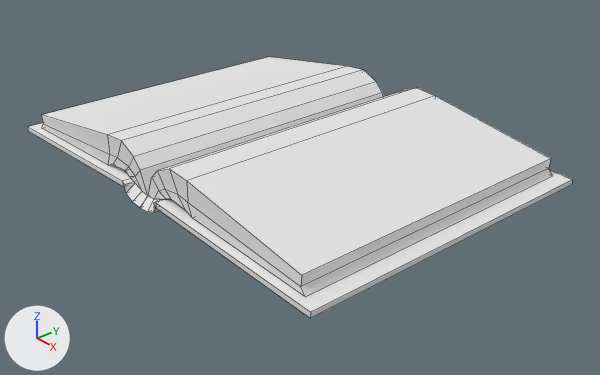
An edit to the Blender file Book/Assets/Blends/book.blend, drawn before and after from the same camera.
Rendered twice from a 50 mm lens placed at (12.98, -10.74, 7.5), pointed at (0.65, -0.01, -0.57). Arrows for +X, +Y and +Z are at lower left; the lights stay in place. Mesh edges are drawn as thin lines.
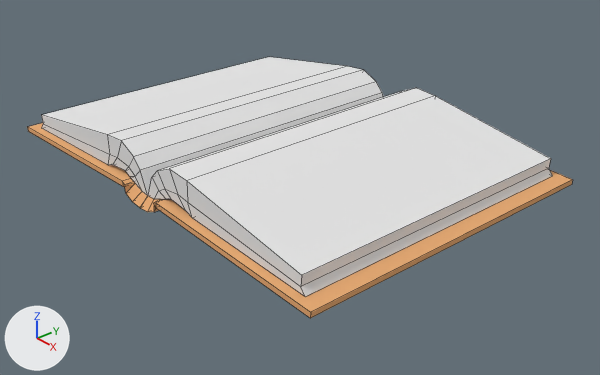
Pixel boxes [x1, y1, x2, y2] of what changed, in the pictures (600 x 375 px):
```json
{"part": 1, "of": "me_cube", "change": "recoloured", "before": [28, 123, 573, 312], "after": [28, 123, 573, 312], "on screen": "white to beige"}
{"part": 2, "of": "me_cube", "change": "recoloured", "before": [27, 127, 311, 318], "after": [27, 127, 311, 318], "on screen": "white to beige"}
{"part": 3, "of": "me_cube", "change": "recoloured", "before": [311, 180, 573, 318], "after": [311, 180, 573, 318]}
```

Scene script edits in JSON lines:
```json
{"op": "add", "block": "mat_material_001", "code": ["mat_material_001 = diffuse_material('Material.001')", "mat_material_001.base_color = (0.8, 0.408, 0.178)  # beige #e7ab75"]}
{"block": "me_cube", "where": "me_cube.from_pydata(...)  # 54 vertices, 51 faces; spans x -5.03..0.0, y -3.6..3.6, z -0.1..1.0"}
{"block": "me_cube", "where": "# used by ob_cube; location = (0.0, 0.0, 0.0)"}
{"block": "me_cube", "change": "me_cube part 1: 7 of the faces centred in x -2.82..-0.14, y 0.0, z -0.08..0.24 switch from mat_material (white #e7e7e7) to mat_material_001 (beige #e7ab75)"}
{"block": "me_cube", "change": "me_cube part 2: 5 of the faces centred in x -2.82..-0.13, y -3.6..-3.5, z 0.01..0.2 switch from mat_material (white #e7e7e7) to mat_material_001 (beige #e7ab75)"}
{"block": "me_cube", "change": "me_cube part 3: 1 of the faces centred in x -5.03, y 0.0, z 0.02 switch from mat_material (white #e7e7e7) to mat_material_001 (beige #e7ab75)"}
```
